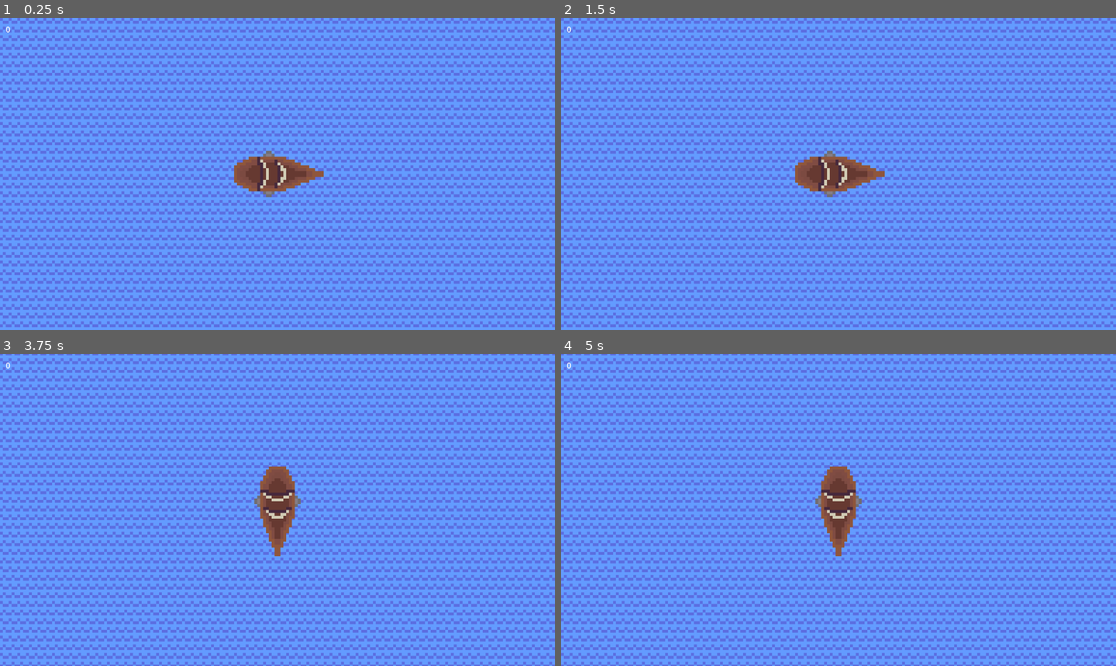
Above: before the commit, frames 1-4 (two rows, left to right).
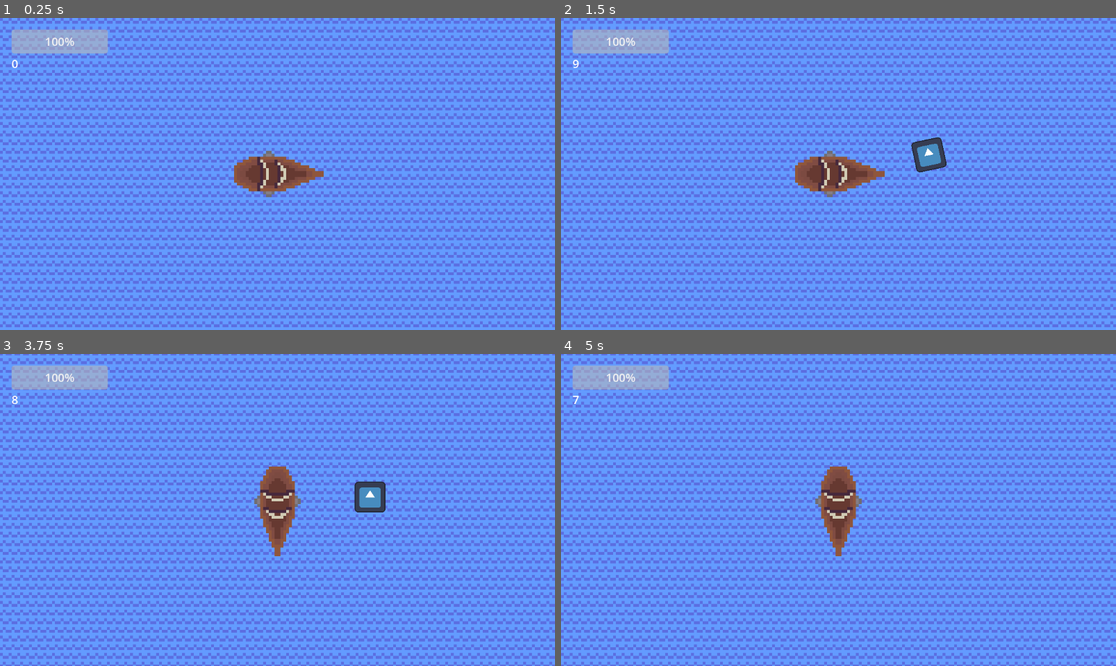
Above: after the commit, the same moments.

Repository: zafarcaydan/boat-man
Game: Godot game, scene res://scenes/world.tscn
The game is run twice, just before and just after one commit, with the same random seed, the same clock (stepped at 60 frames per second) and the same inputs. The engine's default icon, where the game draws it, is replaced by a stand-in: a white triangle on a blue panel in a dark square.
Inputs:
- Up to frame 1 (0.25 s): no input
- Up to frame 2 (1.5 s): tap Enter at 0.5 s; tap A (Key_A) at 0.6 s; tap Space (Key_Space) at 1.25 s; tap D (Key_D) at 1.35 s
- Up to frame 3 (3.75 s): hold E (Key_E) 2.03-2.78 s; tap Enter at 2.75 s; tap Q (Key_Q) at 2.85 s; tap Space (Key_Space) at 3.5 s; tap S (Key_S) at 3.6 s
- Up to frame 4 (5 s): tap Space (Key_Space) at 4.35 s

The runs differ from the first frame. In frame 1, 1.3% of the frame differs, in the area x 1-20%, y 2-17%; in frame 2, 1.9%; in frame 3, 1.9%, in the area x 1-70%, y 2-51%; in frame 4, 1.3%.

Commit message:
enlarged health bar
enlarged the display of the health bar and other small editation

Diff:
--- a/player/boat.gd
+++ b/player/boat.gd
@@ -8,7 +8,7 @@
 var time_passed := 0.0
 var future_pos : Vector2
 
-var cannon_balls : int = 0
+var cannon_balls : int = 10
 @export var spawn_dist = 1600
 @export var render_dist := 5000
 
@@ -18,6 +18,7 @@
 
 func _ready():
 	health = 10
+	%"Health Bar".max_value = health
 	safe_bullets = 0
 	parent = get_parent()
 
@@ -50,6 +51,7 @@
 
 	future_pos = global_position + velocity / 4
 	move_and_slide()
+	%"Health Bar".value = health
 	process(delta)
 
 
@@ -72,5 +74,5 @@
 		print("INCOMING")
 		for i in range(round(time_passed/4)):
 			var new_enemy = BASIC_ENEMY.instantiate()
-			new_enemy.global_position = Vector2(cos(rotation + i/2), sin(rotation + i/2)) * spawn_dist + global_position
+			new_enemy.global_position = Vector2(cos(rotation + i/1.25), sin(rotation + i/1.25)) * spawn_dist + global_position
 			spawn_feature(new_enemy)
--- a/scenes/world.tscn
+++ b/scenes/world.tscn
@@ -24,18 +24,28 @@
 [node name="MarginContainer" type="MarginContainer" parent="UI"]
 offset_right = 40.0
 offset_bottom = 40.0
-theme_override_constants/margin_left = 12
-theme_override_constants/margin_top = 12
-theme_override_constants/margin_right = 12
-theme_override_constants/margin_bottom = 12
+theme_override_constants/margin_left = 24
+theme_override_constants/margin_top = 24
+theme_override_constants/margin_right = 24
+theme_override_constants/margin_bottom = 24
 
-[node name="Inventory Bar" type="HBoxContainer" parent="UI/MarginContainer"]
+[node name="VBoxContainer" type="VBoxContainer" parent="UI/MarginContainer"]
+layout_mode = 2
+
+[node name="Health Bar" type="ProgressBar" parent="UI/MarginContainer/VBoxContainer"]
+unique_name_in_owner = true
+custom_minimum_size = Vector2(200, 50)
+layout_mode = 2
+theme_override_font_sizes/font_size = 24
+
+[node name="Inventory Bar" type="HBoxContainer" parent="UI/MarginContainer/VBoxContainer"]
 unique_name_in_owner = true
 layout_mode = 2
 theme_override_constants/separation = 12
 
-[node name="Label" type="Label" parent="UI/MarginContainer/Inventory Bar"]
+[node name="Label" type="Label" parent="UI/MarginContainer/VBoxContainer/Inventory Bar"]
 layout_mode = 2
+theme_override_font_sizes/font_size = 24
 text = "0
 
 "
--- a/scripts/enemy ships class.gd
+++ b/scripts/enemy ships class.gd
@@ -7,7 +7,6 @@
 func ready():
 	safe_bullets = 1
 	player = get_tree().get_first_node_in_group("Boat")
-	print(get_tree().get_first_node_in_group("Boat"))
 	global_position += player.global_position
 
 func get_dist_to_pos(pos):
Not shown, added: New Text Document.txt
